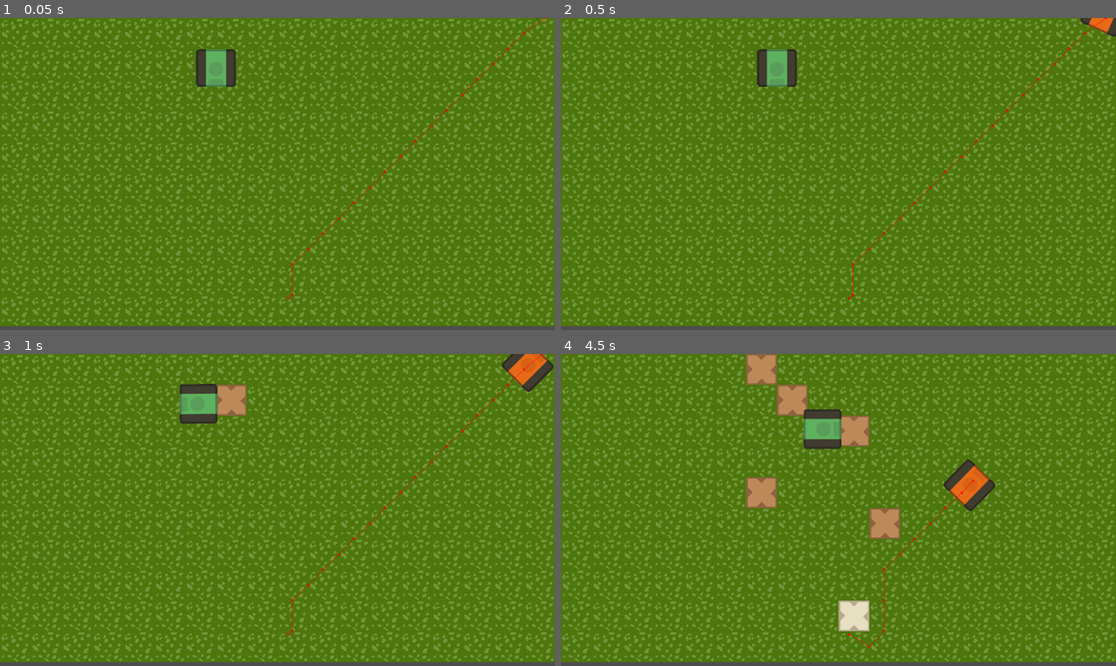
Above: before the commit, frames 1-4 (two rows, left to right).
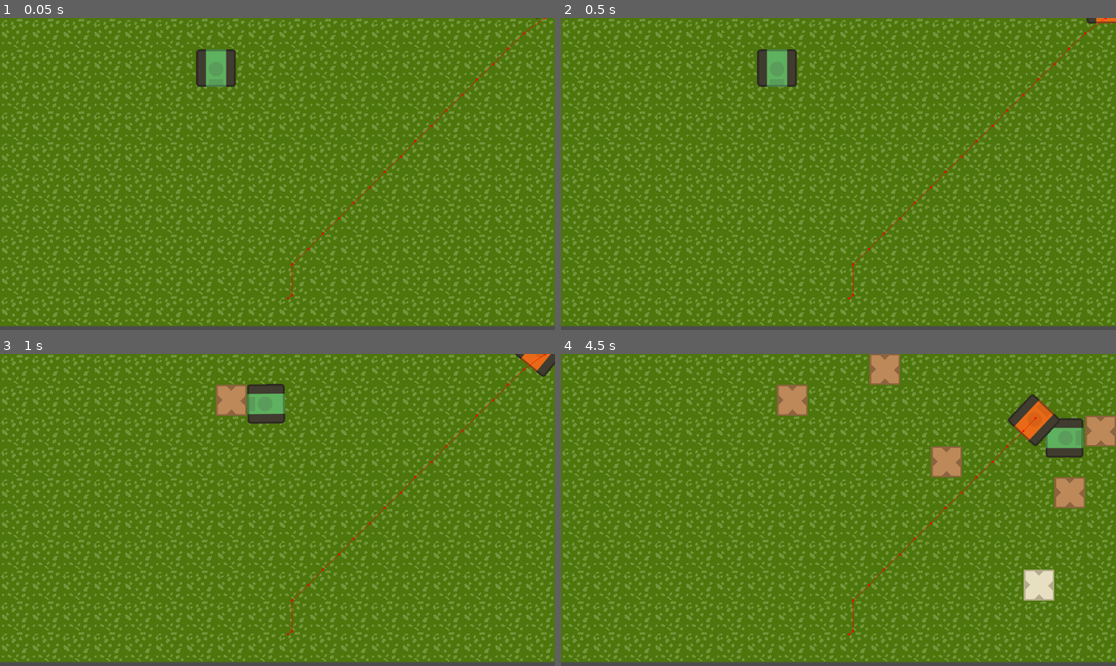
Above: after the commit, the same moments.

Repository: gerep/wall-and-order
Game: Godot game, scene res://scenes/level/level.tscn
The game is run twice, just before and just after one commit, with the same random seed, the same clock (stepped at 60 frames per second) and the same inputs.
Inputs:
- Up to frame 1 (0.05 s): no input
- Up to frame 2 (0.5 s): no input
- Up to frame 3 (1 s): hold Right (ui_right) from 0.53 s (still down); hold Space (place) from 0.53 s (still down)
- Up to frame 4 (4.5 s): release Right (ui_right) at 1.28 s; release Space (place) at 1.28 s; hold Down (ui_down) 1.28-2.03 s; tap Space (place) at 1.35, 2.85, 4.35 s; hold Right (ui_right) 2.03-2.78 s; hold Space (place) 2.03-2.78 s; hold Up (ui_up) 2.78-3.53 s; hold Space (place) 3.53-4.28 s; hold Left (ui_left) from 3.53 s (still down)

Frame 1 is identical in both runs. In frame 2, 0.2% of the frame differs, in the area x 93-100%, y 0-7%; in frame 3, 2.3%; in frame 4, 8.9%, in the area x 33-100%, y 0-95%.

Commit message:
add bullets that detect tiles to break

Diff:
--- a/project.godot
+++ b/project.godot
@@ -14,6 +14,10 @@
 run/main_scene="uid://c1rtj12etmayj"
 config/features=PackedStringArray("4.6", "Forward Plus")
 config/icon="res://icon.svg"
+
+[autoload]
+
+GameManager="*uid://c7il2ntpwjgh5"
 
 [input]
 
--- a/scenes/enemies/basic/basic_enemy.gd
+++ b/scenes/enemies/basic/basic_enemy.gd
@@ -2,27 +2,66 @@
 
 @onready var navigation_agent_2d: NavigationAgent2D = $NavigationAgent2D
 @onready var sprite_2d: Sprite2D = $Sprite2D
+@onready var ray_cast_2d: RayCast2D = $RayCast2D
+@onready var collision_shape_2d: CollisionShape2D = $CollisionShape2D
+@onready var shooting_timer: Timer = $ShootingTimer
 
 @export var target: Vector2
-@export var speed: float = 100.0
+@export var speed: float = 50.0
 @export var acceleration: float = 500.0
 @export var friction: float = 2000.0
+@export var tilemap_layer: TileMapLayer
+
+const BRICK_WALL: Vector2i = Vector2i(1, 0)
+const STONE_WALL: Vector2i = Vector2i(2, 0)
+const BULLET = preload("uid://pxhsie8ss6aa")
+
+var can_shoot: bool = true
+var can_move: bool = true
 
 
 func _ready() -> void:
 	navigation_agent_2d.target_position = target
+	shooting_timer.timeout.connect(_on_shotting_timer_timeout)
 
 
 func _physics_process(delta: float) -> void:
-	if navigation_agent_2d.is_navigation_finished():
+	if navigation_agent_2d.is_navigation_finished() || not can_move:
 		return
+
+	if ray_cast_2d.is_colliding():
+		if ray_cast_2d.get_collider() is TileMapLayer:
+			var map_coord = tilemap_layer.local_to_map(ray_cast_2d.get_collision_point())
+			if tilemap_layer.get_cell_atlas_coords(map_coord) == BRICK_WALL:
+				if can_shoot:
+					can_shoot = false
+					can_move = false
+					shooting_timer.start()
+
+					var bullet_scene = BULLET.instantiate()
+					bullet_scene.position = position
+					bullet_scene.target_position = ray_cast_2d.get_collision_point()
+					bullet_scene.tile_coordinate = map_coord
+					bullet_scene.rotation = ray_cast_2d.rotation
+
+					get_parent().add_child(bullet_scene)
+
 
 	var target_position: Vector2 = navigation_agent_2d.get_next_path_position()
 	var direction = target_position - position
 
 	var target_rotation = direction.angle() + PI / 2
-	sprite_2d.rotation = lerp_angle(sprite_2d.rotation, target_rotation, 10 * delta)
+
+	var rotation_value = lerp_angle(sprite_2d.rotation, target_rotation, 10 * delta)
+	sprite_2d.rotation = rotation_value
+	collision_shape_2d.rotation = rotation_value
+	ray_cast_2d.rotation = rotation_value
 
 	velocity = velocity.move_toward(direction.normalized() * speed, acceleration * delta)
 
 	move_and_slide()
+
+
+func _on_shotting_timer_timeout() -> void:
+	can_shoot = true
+	can_move = true
--- a/scenes/enemies/basic/basic_enemy.tscn
+++ b/scenes/enemies/basic/basic_enemy.tscn
@@ -21,3 +21,10 @@
 avoidance_enabled = true
 radius = 30.0
 debug_enabled = true
+
+[node name="RayCast2D" type="RayCast2D" parent="." unique_id=732374594]
+target_position = Vector2(0, -180)
+collision_mask = 2
+
+[node name="ShootingTimer" type="Timer" parent="." unique_id=1873695740]
+wait_time = 5.0
--- /dev/null
+++ b/scenes/enemies/bullet/bullet.gd
@@ -0,0 +1,19 @@
+extends Area2D
+
+var target_position: Vector2
+var tile_coordinate: Vector2i
+var speed: int = 30
+
+
+func _ready() -> void:
+	body_entered.connect(_on_body_entered)
+
+
+func _on_body_entered(_body: Node2D) -> void:
+	GameManager.tile_destroyed.emit(tile_coordinate)
+	queue_free()
+
+
+func _process(delta: float) -> void:
+	var direction = (target_position - position).normalized()
+	position += direction * speed * delta
--- /dev/null
+++ b/scenes/enemies/bullet/bullet.tscn
@@ -0,0 +1,18 @@
+[gd_scene format=3 uid="uid://pxhsie8ss6aa"]
+
+[ext_resource type="Script" uid="uid://627sl8rrv3i" path="res://scenes/enemies/bullet/bullet.gd" id="1_b52me"]
+[ext_resource type="Texture2D" uid="uid://rcxavrj58p67" path="res://assets/Bullets/bulletRed_outline.png" id="1_igq8f"]
+
+[sub_resource type="CapsuleShape2D" id="CapsuleShape2D_b52me"]
+radius = 7.0
+
+[node name="Bullet" type="Area2D" unique_id=1513410200]
+collision_layer = 2
+collision_mask = 2
+script = ExtResource("1_b52me")
+
+[node name="BulletRedOutline" type="Sprite2D" parent="." unique_id=1082420877]
+texture = ExtResource("1_igq8f")
+
+[node name="CollisionShape2D" type="CollisionShape2D" parent="." unique_id=1363467289]
+shape = SubResource("CapsuleShape2D_b52me")
--- a/scenes/level/level.gd
+++ b/scenes/level/level.gd
@@ -2,8 +2,10 @@
 
 @onready var target: Marker2D = $Target
 @onready var enemy_spawn_timer: Timer = $EnemySpawnTimer
+@onready var ground_layer: TileMapLayer = $GroundLayer
 
 const BASIC_ENEMY = preload("uid://bke42ss266g4p")
+const WALKABLE_TILE: Vector2i = Vector2i(0, 0)
 
 var screen_width: float
 
@@ -14,10 +16,17 @@
 	#enemy_spawn_timer.timeout.connect(_spawn_enemy)
 	_spawn_enemy()
 
+	GameManager.tile_destroyed.connect(_on_tile_destroyed)
+
+
+func _on_tile_destroyed(pos: Vector2i) -> void:
+	ground_layer.set_cell(pos, 1, WALKABLE_TILE)
+
 
 func _spawn_enemy() -> void:
 	var spawn_position: float = randf_range(10.0, screen_width - 10)
 	var enemy = BASIC_ENEMY.instantiate()
 	enemy.target = target.position
+	enemy.tilemap_layer = ground_layer
 	add_child(enemy)
 	enemy.position = Vector2(spawn_position, -50.0)
--- a/scenes/level/level.tscn
+++ b/scenes/level/level.tscn
@@ -17,13 +17,17 @@
 0:0/0/navigation_layer_0/polygon = SubResource("NavigationPolygon_i166f")
 1:0/0 = 0
 1:0/0/physics_layer_0/polygon_0/points = PackedVector2Array(-32, -32, 32, -32, 32, 32, -32, 32)
+1:0/0/custom_data_0 = "brick"
 2:0/0 = 0
 2:0/0/physics_layer_0/polygon_0/points = PackedVector2Array(-32, -32, 32, -32, 32, 32, -32, 32)
+2:0/0/custom_data_0 = "stone"
 
 [sub_resource type="TileSet" id="TileSet_m0bv2"]
 tile_size = Vector2i(64, 64)
-physics_layer_0/collision_layer = 1
+physics_layer_0/collision_layer = 2
 navigation_layer_0/layers = 1
+custom_data_layer_0/name = "wall_type"
+custom_data_layer_0/type = 4
 sources/1 = SubResource("TileSetAtlasSource_i166f")
 
 [node name="Level" type="Node2D" unique_id=1475274271]
--- /dev/null
+++ b/scripts/game_manager.gd
@@ -0,0 +1,3 @@
+extends Node2D
+
+signal tile_destroyed(pos: Vector2i)
Not shown, added: scenes/enemies/bullet/bullet.gd.uid
Not shown, added: scripts/game_manager.gd.uid
